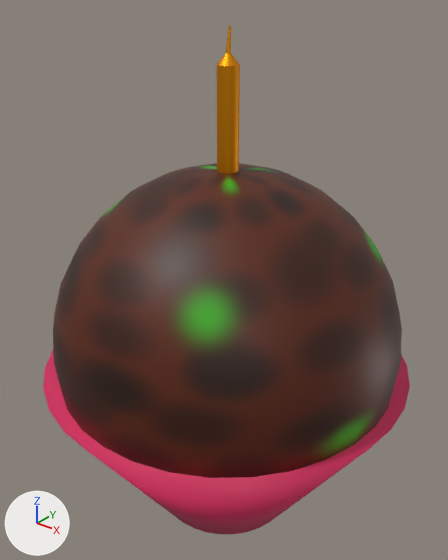
Two versions of the glTF model public/muffin.glb, one commit apart.
Rendered twice from a 50 mm camera at (1.371, -1.758, 1.854) aimed at (-0.041, 0.008, 0.759). The axes (+X, +Y, +Z) are drawn at lower left. The lights are the same throughout. The picture after the commit comes second. Where no turn or scale is listed for an object, it has been applied to the vertices. Vertices at exactly the same position are counted once.
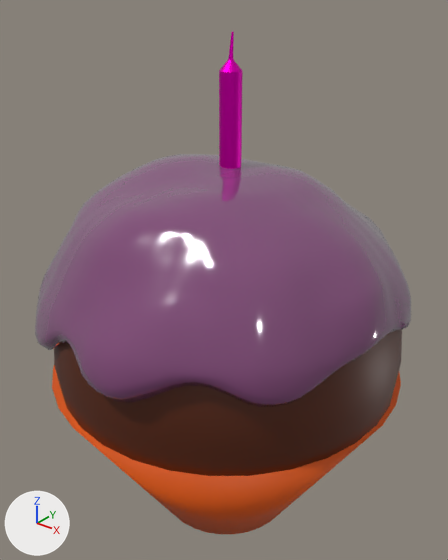
Changed parts and their boxes [x1, y1, x2, y2] in the pictures (448 x 560 px):
'Sphere', surface changed, moved: before [53, 163, 402, 478]; after [54, 330, 402, 476]
'Glass', added (purple): after [35, 154, 411, 407]
'Cylinder', recoloured, mesh rescaled (8% shorter): before [43, 351, 410, 534]; after [52, 365, 401, 534]
'Cylinder.001', recoloured, moved: before [216, 25, 240, 174]; after [219, 32, 243, 169]

The change, as a diff of the scene's bpy script:
```diff
--- a/public/muffin.glb.py
+++ b/public/muffin.glb.py
@@ mat_material @@
 mat_material = principled_material('Material')
-mat_material.base_color = (0.757, 0.03, 0.13)  # pink #e23065
+mat_material.base_color = (0.8, 0.104, 0.0)  # orange #e75b00
@@ mat_material_001 @@
 mat_material_001 = principled_material('Material.001')
-mat_material_001.texture = img_sphercolor
+mat_material_001.base_color = (0.0871, 0.0137, 0.0)  # brown #531f00
@@ mat_material_002 @@
 mat_material_002 = principled_material('Material.002')
-mat_material_002.base_color = (0.8, 0.303, 0.00897)  # orange #e79618
+mat_material_002.base_color = (0.8, 0.0, 0.52)  # pink #e700bf
 mat_material_002.metallic = 10.0
@@ mat_glass @@
+mat_glass = principled_material('glass')
+mat_glass.base_color = (0.212, 0.0554, 0.178)  # purple #7f4375
+mat_glass.roughness = 0.1
+mat_glass.coat_weight = 1.0
+mat_glass.coat_roughness = 0.1
@@ me_cylinder @@
 # used by ob_cylinder; location = (-0.018, -0.006, 0.025)
-me_cylinder.from_pydata(...)  # 96 vertices, 188 faces; spans x -0.75..0.75, y -0.75..0.75, z -0.33..0.38
+me_cylinder.from_pydata(...)  # 96 vertices, 188 faces; spans x -0.72..0.72, y -0.72..0.72, z -0.33..0.38
+# me_cylinder part 1: the whole mesh is scaled about its middle by (0.964, 0.964, 1)
 me_cylinder.materials.append(mat_material)
@@ me_sphere_001 @@
+me_sphere_001.from_pydata(...)  # 6402 vertices, 12800 faces; spans x -0.725..0.696, y -0.747..0.724, z 0.073..0.735
+me_sphere_001.materials.append(mat_glass)  # purple #7f4375
@@ ob_sphere @@
 ob_sphere = bpy.data.objects.new('Sphere', me_sphere)
-ob_sphere.location = (-0.011, -0.01, 0.526)
+ob_sphere.location = (-0.008, -0.01, 0.517)
@@ ob_cylinder_001 @@
 ob_cylinder_001 = bpy.data.objects.new('Cylinder.001', me_cylinder_001)
-ob_cylinder_001.location = (-0.008, -0.011, 1.244)
+ob_cylinder_001.location = (0.003, -0.011, 1.225)
@@ ob_glass @@
+ob_glass = bpy.data.objects.new('Glass', me_sphere_001)
+ob_glass.location = (-0.008, -0.01, 0.517)
```
